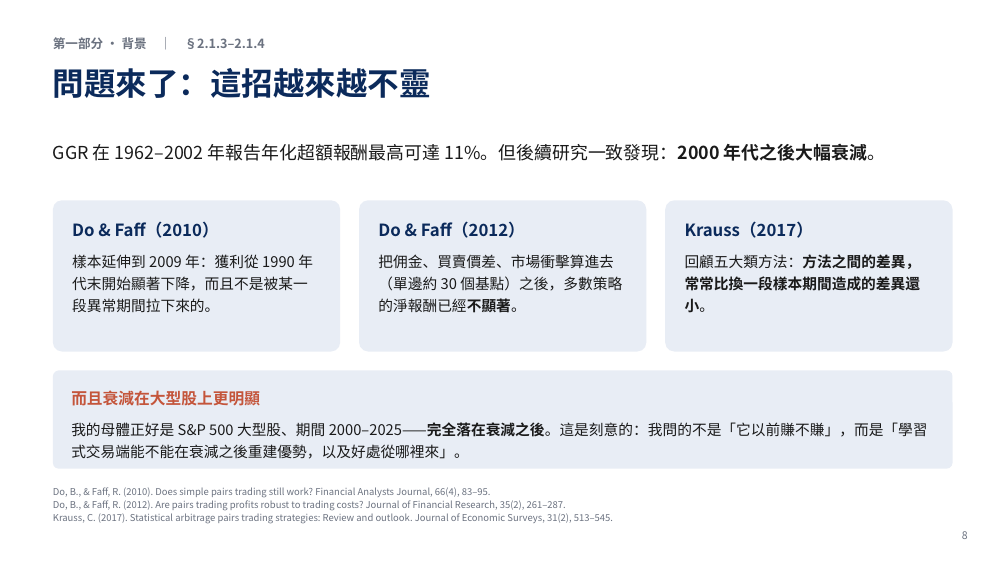
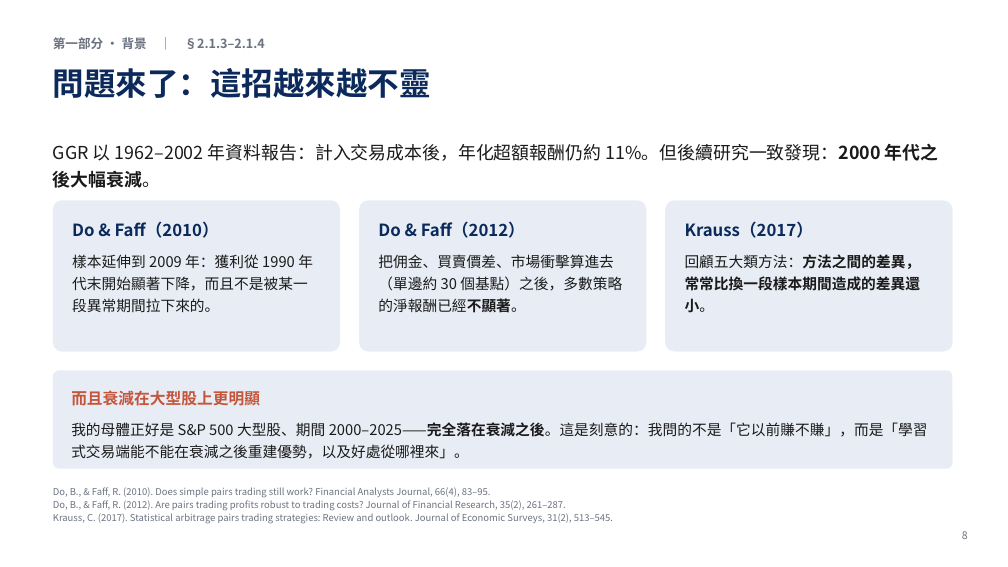
Before and after one commit to LerajieAsta/pairtrade_trainingproject, a slide deck: slide 8 of thesis/1150922_60min.pptx. Drawn at 1008x567 pixels with LibreOffice and Linux fonts; fonts in the diff are those of the drawing. Boxes give left, top, right and bottom in pixels: in the first picture for what was removed or moved away, otherwise in the second. Text is boxed around its words. In the diff, an @@ line names an element or a change of style, - is before the commit and + after.

```diff
--- a/thesis/1150922_60min.pptx
+++ b/thesis/1150922_60min.pptx
@@ text at bbox=[53, 144, 939, 188]: text changed @@
-GGR 在 1962–2002 年報告年化超額報酬最高可達 11%。但後續研究一致發現：2000 年代之後大幅衰減。
+GGR 以 1962–2002 年資料報告：計入交易成本後，年化超額報酬仍約 11%。但後續研究一致發現：2000 年代之後大幅衰減。
```
Also in this commit, not shown: 3 other slides changed, 5 other files.
